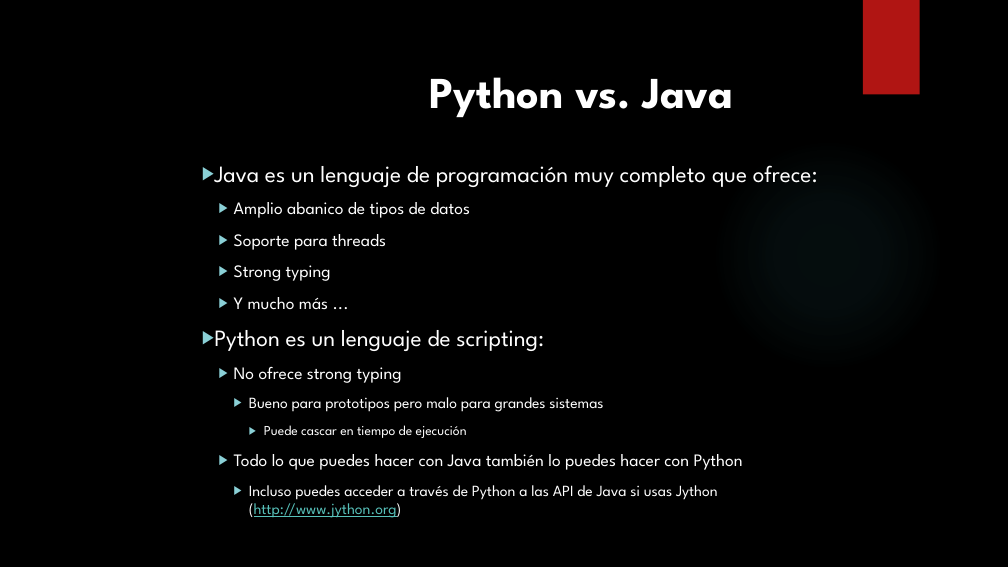
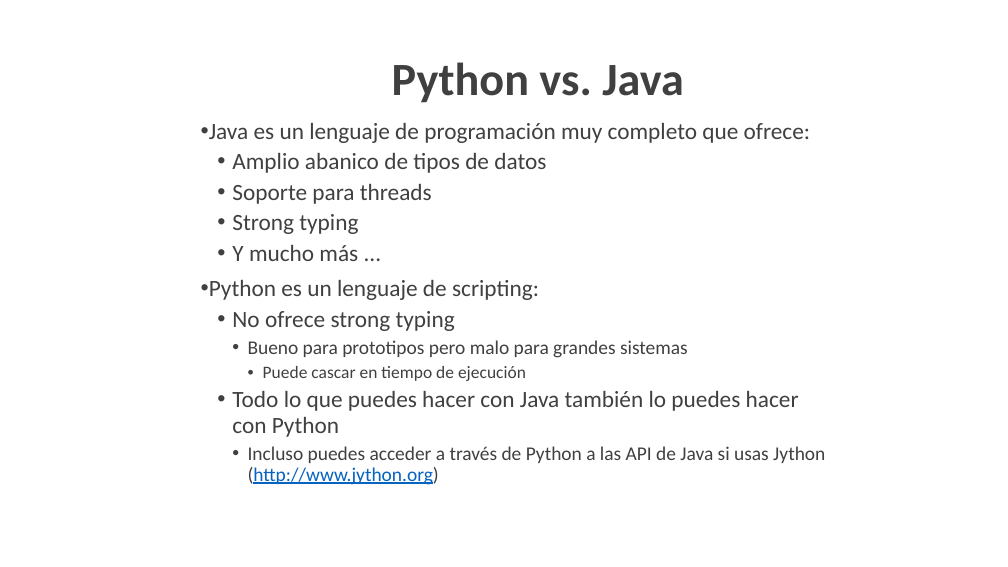
Before and after one commit to fabioandpinto/cursopython-2021, a slide deck: slide 9 of CursoPython.pptx (slide 8 before the commit). Drawn at 1008x567 pixels with LibreOffice and Linux fonts; fonts in the diff are those of the drawing; background and template pictures are left out. Boxes give left, top, right and bottom in pixels: in the first picture for what was removed or moved away, otherwise in the second. Text is boxed around its words. In the diff, an @@ line names an element or a change of style, - is before the commit and + after.

```diff
--- a/CursoPython.pptx
+++ b/CursoPython.pptx
@@ background picture (left out) to #FFFFFF @@
@@ title "Python vs. Java": place and size @@
-title "Python vs. Java" at box(429, 77, 734, 118)
+title "Python vs. Java" at box(392, 62, 683, 103)
@@ title "Python vs. Java" at box(392, 62, 683, 103): size 42 to 44 pt, font League Spartan to Calibri, text colour #FFFFFF to #404040; line spacing 1 to 0.9; vertical alignment top to middle @@
@@ rectangle removed at box(863, 0, 920, 95) @@
@@ text "Java es un lenguaje de ...": place and size @@
-text "Java es un lenguaje de ..." at box(214, 165, 818, 518)
+text "Java es un lenguaje de ..." at box(209, 123, 825, 485)
@@ text "Java es un lenguaje de ..." at box(209, 123, 825, 485): font League Spartan to Calibri, text colour #FFFFFF to #404040; size 16.6 to 22.2 pt in "Amplio abanico de tipos de datos", "Soporte para threads", "Strong typing", "Y mucho más ..." and 2 more places; size 14.8 to 18.5 pt in "Bueno para prototipos pero malo para grandes ...", "Incluso puedes acceder a través de Python ..."; size 12.9 to 16.6 pt in "Puede cascar en tiempo de ejecución"; text colour #58C1BA to #0563C1 in "(http://www.jython.org)"; bullet ▶ to •; line spacing 1 to 0.9; less space between paragraphs @@
@@ ellipse removed at box(712, 138, 944, 371) @@
```
Also in this commit, not shown: 60 other slides changed, 3 slides added, 2 slides removed, 46 other files.
